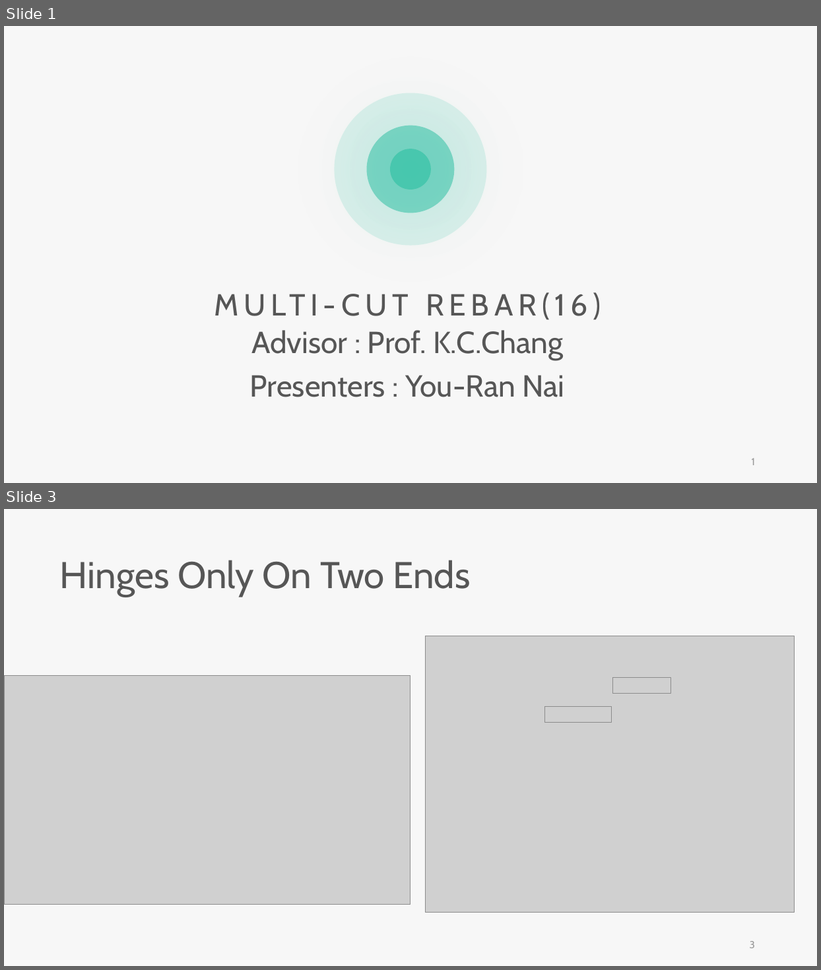
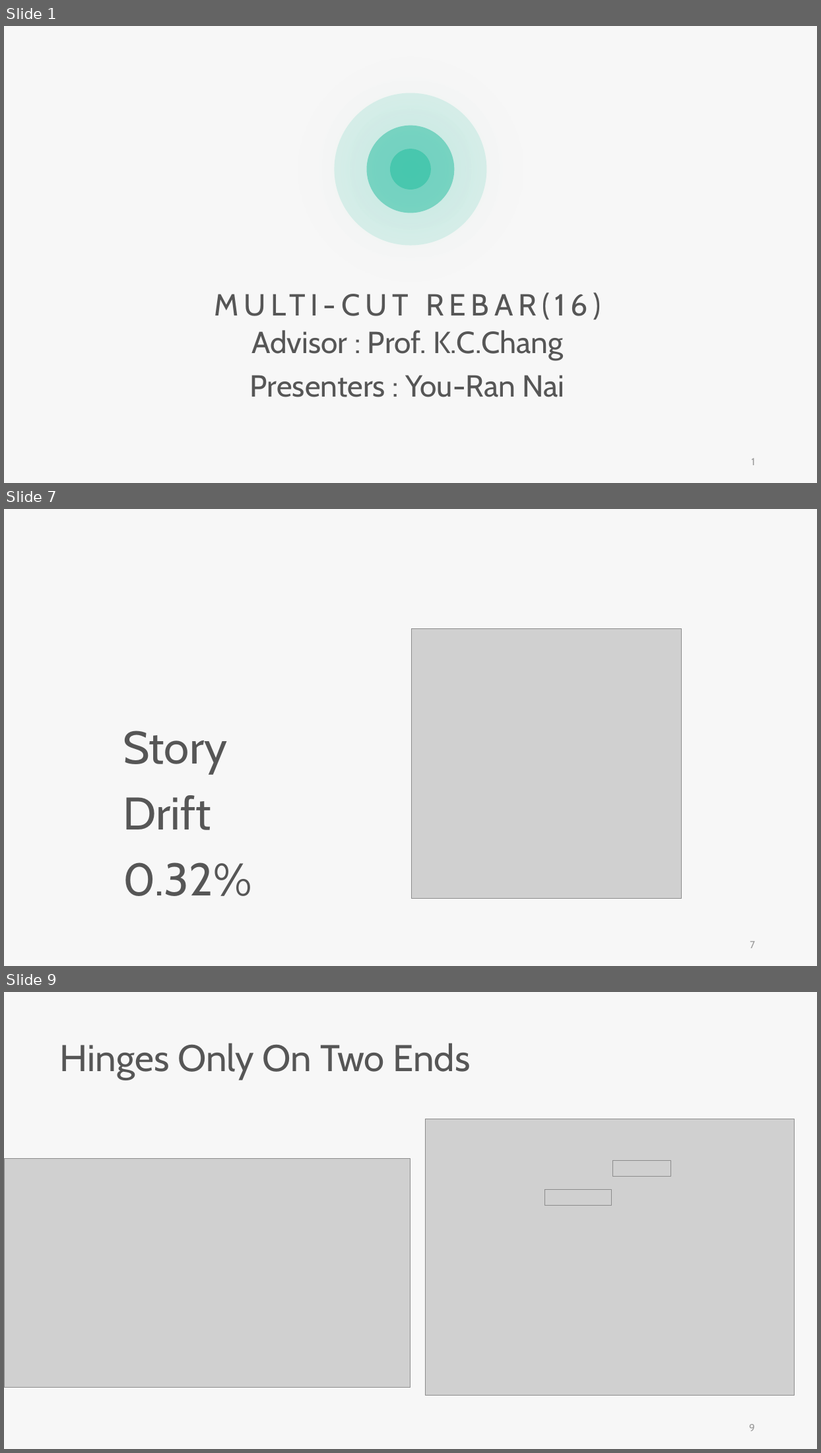
Before and after one commit to skyran1278/thesis, a slide deck: Meeting/20190516 Meeting/20190516 Meeting.pptx. Shown one above the other, each under a label of ours: slides 1 and 3 before the commit, slides 1, 7 and 9 after it; the slides between them are not shown. The pictures are 821x970 and 821x1453 pixels, drawn with LibreOffice and Linux fonts; fonts in the diff are those of the drawing; grey boxes stand for pictures. Boxes give left, top, right and bottom in pixels: in the first picture for what was removed or moved away, otherwise in the second. Text is boxed around its words. In the diff, an @@ line names an element or a change of style, - is before the commit and + after.

```diff
--- a/Meeting/20190516 Meeting/20190516 Meeting.pptx
+++ b/Meeting/20190516 Meeting/20190516 Meeting.pptx
@@ slide 7 added at (x1=4, y1=509, x2=817, y2=966), background #F7F7F7 @@
@@ picture added at (x1=412, y1=629, x2=682, y2=900) @@
@@ text added at (x1=123, y1=731, x2=252, y2=896), 54 pt, text #565656 @@
+Story Drift
+0.32%
@@ page number added at (x1=750, y1=941, x2=755, y2=949), 12 pt, text #9A9A9A @@
+7
@@ what was slide 3 is now slide 9 @@
@@ page number at (x1=749, y1=1424, x2=755, y2=1432): text changed @@
-3
+9
```
Also in this commit, not shown: 9 slides changed, 9 other slides added, 4 slides removed.
